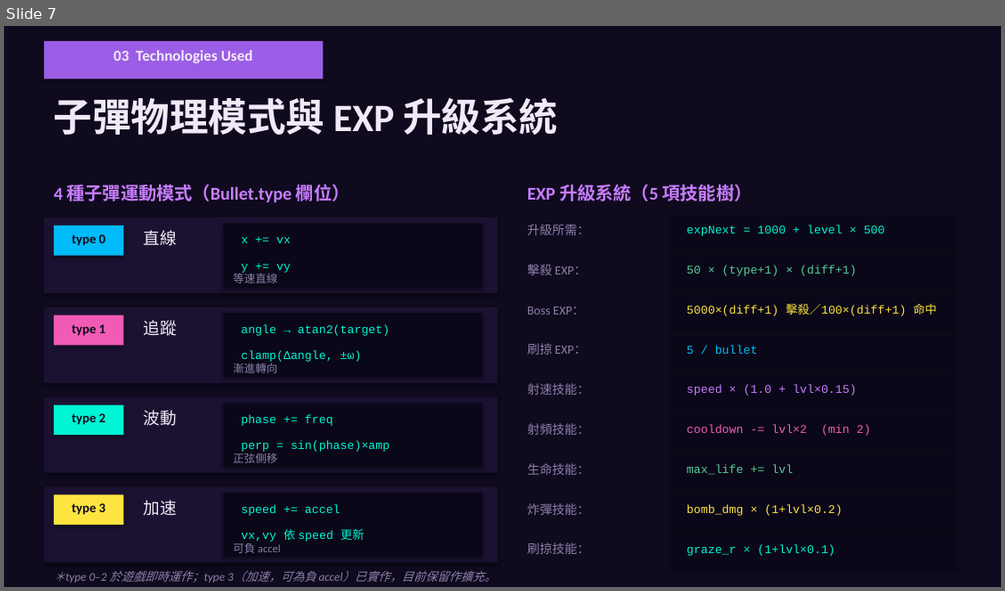
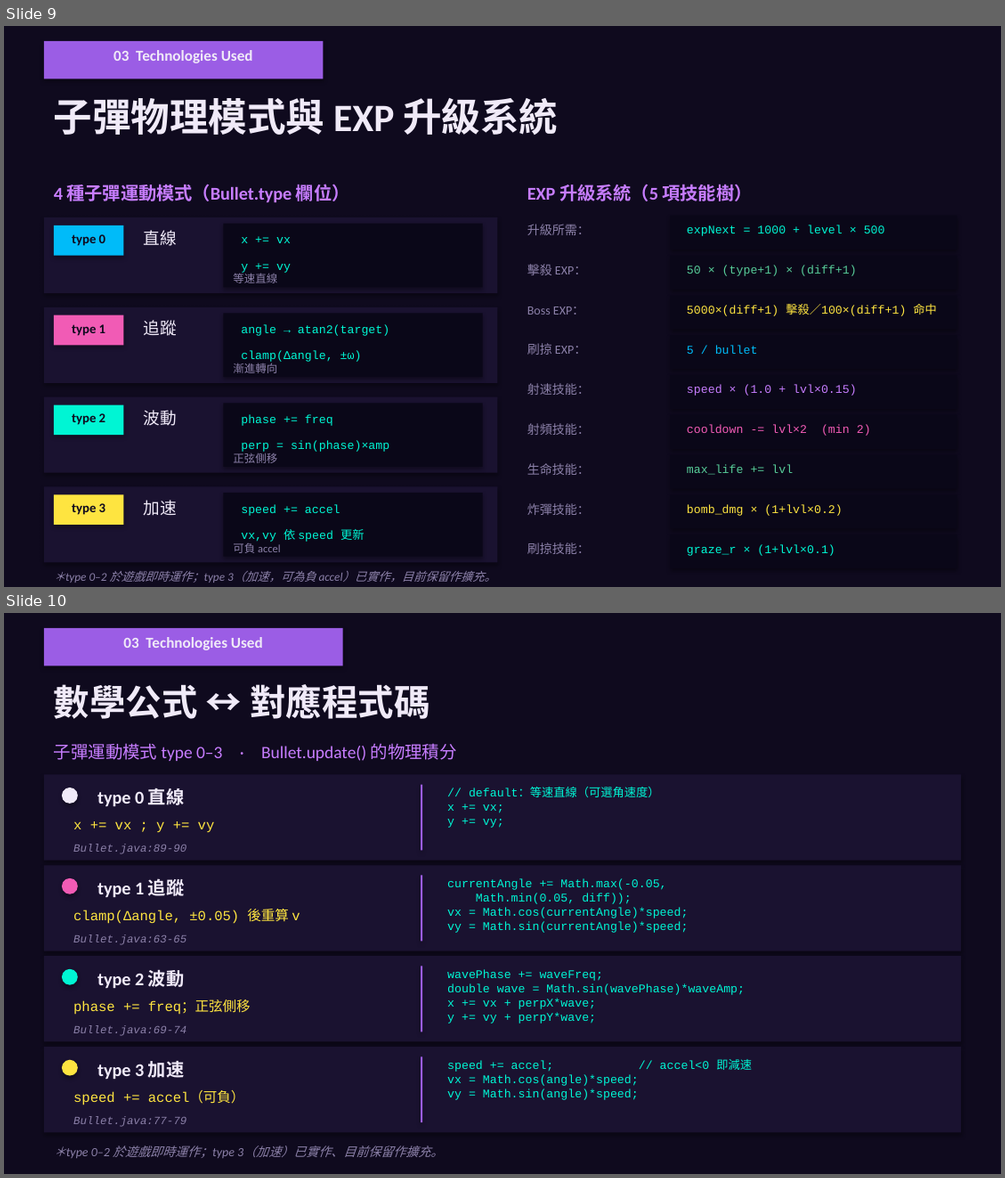
Before and after one commit to Shirodot/BulletStorm, a slide deck: ppt/02_演算法設計_含遊戲例圖.pptx. Shown one above the other, each under a label of ours: slide 7 before the commit, slides 9 and 10 after it. The pictures are 1005x591 and 1005x1178 pixels, drawn with LibreOffice and Linux fonts; fonts in the diff are those of the drawing. Boxes give left, top, right and bottom in pixels: in the first picture for what was removed or moved away, otherwise in the second. Text is boxed around its words. In the diff, an @@ line names an element or a change of style, - is before the commit and + after.

```diff
--- a/ppt/02_演算法設計_含遊戲例圖.pptx
+++ b/ppt/02_演算法設計_含遊戲例圖.pptx
@@ slide 10 added at (4,613,1001,1174), background #0F0A1E @@
@@ rectangle added at (44,628,343,666), fill #9B5DE5 @@
@@ text added at (123,637,263,650), 11 pt, text #F0EAF8, bold @@
+03 Technologies Used
@@ text added at (54,684,429,719), 26 pt, text #F0EAF8, bold @@
+數學公式 ↔ 對應程式碼
@@ text added at (54,743,457,761), 12.5 pt, text #C77DFF @@
+子彈運動模式 type 0–3 · Bullet.update() 的物理積分
@@ rectangle added at (44,774,961,860), fill #1A1230 @@
@@ ellipse added at (62,787,78,803), fill #F0EAF8 @@
@@ text added at (97,788,184,806), 13 pt, text #F0EAF8, bold @@
+type 0 直線
@@ rectangle added at (421,785,422,851), fill #9B5DE5 @@
@@ text added at (447,788,660,827), 8.5 pt, text #00F5D4 @@
+// default：等速直線（可選角速度）
+x += vx;
+y += vy;
@@ text added at (73,821,215,832), 10 pt, text #FEE440 @@
+x += vx ; y += vy
@@ text added at (73,844,186,854), 8 pt, text #8B80A8, italic @@
+Bullet.java:89-90
@@ rectangle added at (44,865,961,951), fill #1A1230 @@
@@ ellipse added at (62,878,78,894), fill #F15BB5 @@
@@ text added at (97,879,184,897), 13 pt, text #F0EAF8, bold @@
+type 1 追蹤
@@ rectangle added at (421,876,422,941), fill #9B5DE5 @@
@@ text added at (447,879,688,933), 8.5 pt, text #00F5D4 @@
+currentAngle += Math.max(-0.05,
+Math.min(0.05, diff));
+vx = Math.cos(currentAngle)*speed;
+vy = Math.sin(currentAngle)*speed;
@@ text added at (73,908,299,924), 10 pt, text #FEE440 @@
+clamp(Δangle, ±0.05) 後重算 v
@@ rectangle added at (44,956,961,1042), fill #1A1230 @@
@@ text added at (73,934,186,945), 8 pt, text #8B80A8, italic @@
+Bullet.java:63-65
@@ ellipse added at (62,969,78,985), fill #00F5D4 @@
@@ text added at (97,970,184,988), 13 pt, text #F0EAF8, bold @@
+type 2 波動
@@ rectangle added at (421,965,422,1031), fill #9B5DE5 @@
@@ text added at (447,970,744,1023), 8.5 pt, text #00F5D4 @@
+wavePhase += waveFreq;
+double wave = Math.sin(wavePhase)*waveAmp;
+x += vx + perpX*wave;
+y += vy + perpY*wave;
@@ text added at (73,1001,251,1014), 10 pt, text #FEE440 @@
+phase += freq；正弦側移
@@ text added at (73,1025,186,1036), 8 pt, text #8B80A8, italic @@
+Bullet.java:69-74
@@ rectangle added at (44,1046,961,1133), fill #1A1230 @@
@@ ellipse added at (62,1060,78,1076), fill #FEE440 @@
@@ text added at (97,1061,184,1078), 13 pt, text #F0EAF8, bold @@
+type 3 加速
@@ rectangle added at (421,1056,422,1122), fill #9B5DE5 @@
@@ text added at (447,1059,752,1100), 8.5 pt, text #00F5D4 @@
+speed += accel; // accel<0 即減速
+vx = Math.cos(angle)*speed;
+vy = Math.sin(angle)*speed;
@@ text added at (73,1092,245,1105), 10 pt, text #FEE440 @@
+speed += accel（可負）
@@ text added at (73,1116,186,1127), 8 pt, text #8B80A8, italic @@
+Bullet.java:77-79
@@ text added at (66,1145,443,1158), 9 pt, text #8B80A8, italic @@
+＊type 0–2 於遊戲即時運作；type 3（加速）已實作、目前保留作擴充。
@@ what was slide 7 is now slide 9 @@
```
Also in this commit, not shown: 1 slide changed, 2 other slides added, 2 other files.
